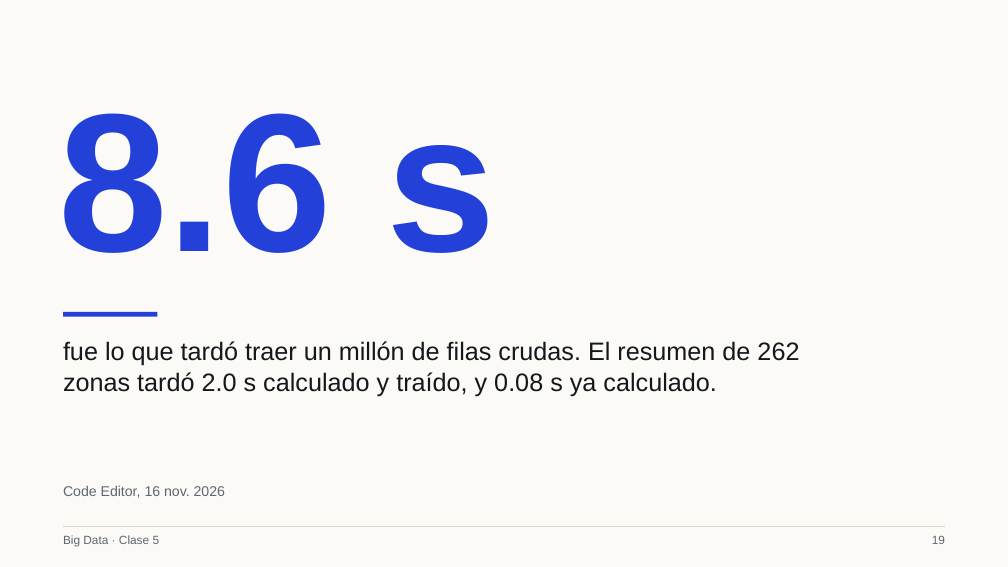
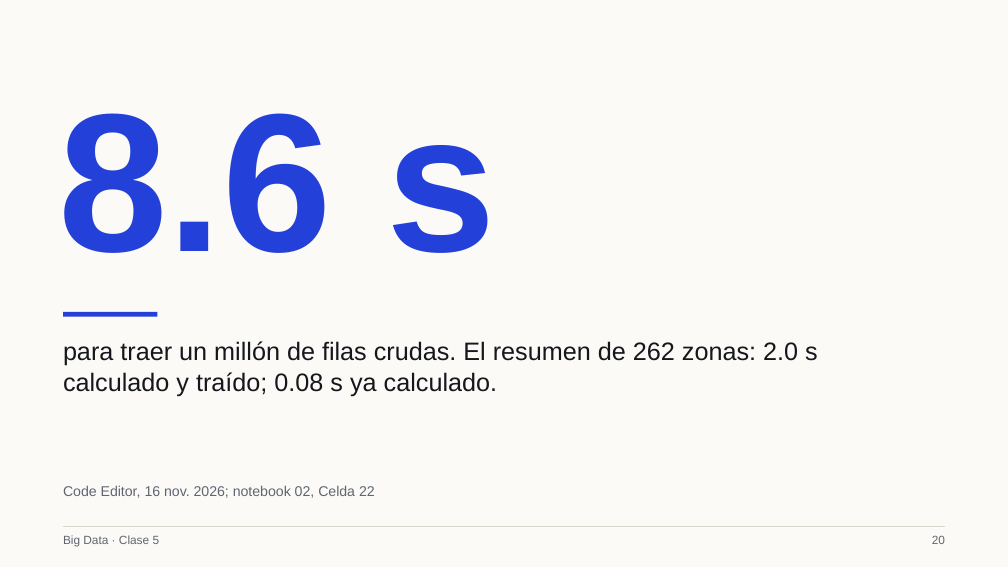
Before and after one commit to Apaezc/bigdata-udem-2026, a slide deck: slide 20 of curso/clase05/deck/slides.pptx (slide 19 before the commit). Drawn at 1008x567 pixels with LibreOffice and Linux fonts; fonts in the diff are those of the drawing. Boxes give left, top, right and bottom in pixels: in the first picture for what was removed or moved away, otherwise in the second. Text is boxed around its words. In the diff, an @@ line names an element or a change of style, - is before the commit and + after.

```diff
--- a/curso/clase05/deck/slides.pptx
+++ b/curso/clase05/deck/slides.pptx
@@ text at (x1=63, y1=341, x2=818, y2=397): text changed @@
-fue lo que tardó traer un millón de filas crudas. El resumen de 262 zonas tardó 2.0 s calculado y traído, y 0.08 s ya calculado.
+para traer un millón de filas crudas. El resumen de 262 zonas: 2.0 s calculado y traído; 0.08 s ya calculado.
@@ text at (x1=63, y1=485, x2=375, y2=498): text changed @@
-Code Editor, 16 nov. 2026
+Code Editor, 16 nov. 2026; notebook 02, Celda 22
@@ text at (x1=932, y1=536, x2=945, y2=544): text changed @@
-19
+20
```
Also in this commit, not shown: 38 other slides changed, 3 slides added, 5 other files.
